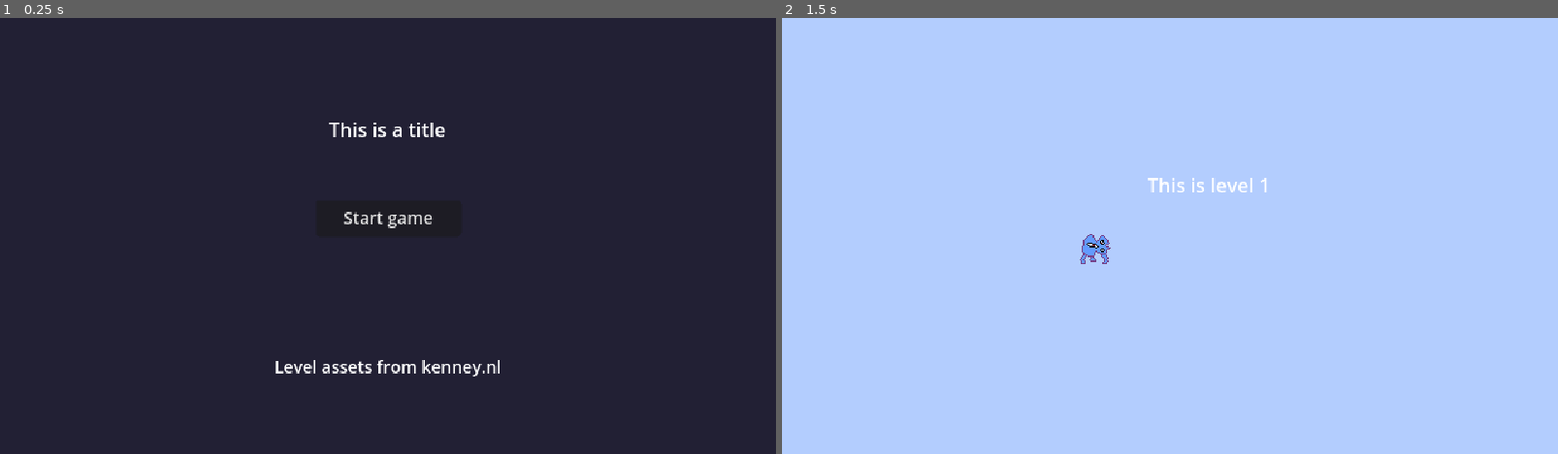
Above: before the commit, frames 1-2 (left to right).
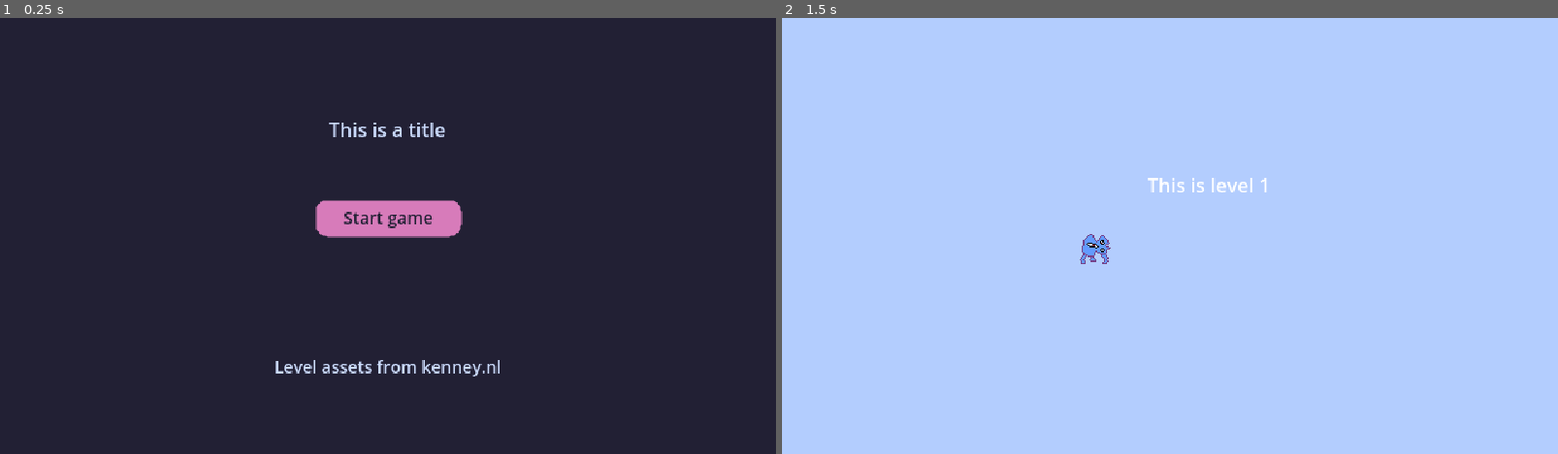
Above: after the commit, the same moments.

Repository: yndajas/ludum-dare-54
Game: Godot game, scene res://main_menu.tscn
Two runs of this game, one before a commit and one after it. Both use one fixed random seed, a clock stepped at 60 frames per second and the inputs below.
Inputs:
- Up to frame 1 (0.25 s): no input
- Up to frame 2 (1.5 s): click "Start game" at 0.5 s; tap Enter at 1.25 s

The runs differ from the first frame. In frame 1, 2.0% of the frame differs, in the area x 35-65%, y 24-83%; in frame 2, nothing differs.

Commit message:
Restyle main menu text and button
... to work better with the new background colour. The button radius
is also remade

Diff:
--- a/main_menu.tscn
+++ b/main_menu.tscn
@@ -1,7 +1,14 @@
-[gd_scene load_steps=3 format=3 uid="uid://bp0k3cnbsvoac"]
+[gd_scene load_steps=4 format=3 uid="uid://bp0k3cnbsvoac"]
 
 [ext_resource type="Script" path="res://main_menu.gd" id="1_roek3"]
 [ext_resource type="Texture2D" uid="uid://boiq1w4ecdi4s" path="res://main_menu_background.png" id="2_p2sxn"]
+
+[sub_resource type="StyleBoxFlat" id="StyleBoxFlat_8f5ro"]
+bg_color = Color(0.843137, 0.482353, 0.729412, 1)
+corner_radius_top_left = 10
+corner_radius_top_right = 10
+corner_radius_bottom_right = 10
+corner_radius_bottom_left = 10
 
 [node name="MainMenu" type="Node2D"]
 script = ExtResource("1_roek3")
@@ -14,6 +21,7 @@
 offset_top = 80.0
 offset_right = 640.0
 offset_bottom = 103.0
+theme_override_colors/default_color = Color(0.796078, 0.858824, 0.988235, 1)
 bbcode_enabled = true
 text = "[center]This is a title"
 
@@ -21,6 +29,7 @@
 offset_top = 278.0
 offset_right = 640.0
 offset_bottom = 311.0
+theme_override_colors/default_color = Color(0.796078, 0.858824, 0.988235, 1)
 theme_override_font_sizes/normal_font_size = 14
 bbcode_enabled = true
 text = "[center]Level assets from kenney.nl"
@@ -30,7 +39,9 @@
 offset_top = 150.0
 offset_right = 380.0
 offset_bottom = 180.0
+theme_override_colors/font_color = Color(0.133333, 0.12549, 0.203922, 1)
 theme_override_font_sizes/font_size = 14
+theme_override_styles/normal = SubResource("StyleBoxFlat_8f5ro")
 text = "Start game"
 
 [connection signal="pressed" from="StartButton" to="." method="_on_button_pressed"]
